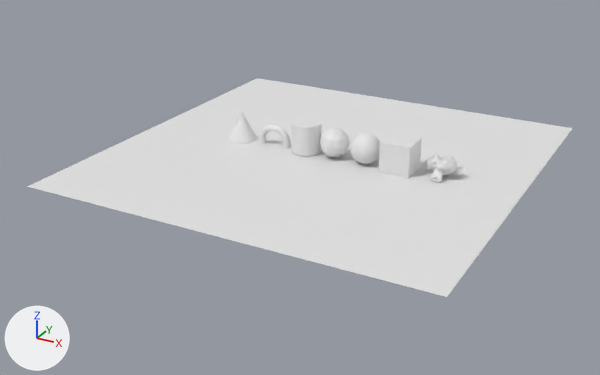
Two versions of the Blender file complete blender creator 3/adding objects.blend, one commit apart.
Camera for both pictures: a camera (50 mm lens) standing at (23.5, -45.9, 20.2) and looking at (-0.7, -2.0, -1.8). Lighting does not change. The marker at lower left points along +X, +Y and +Z.
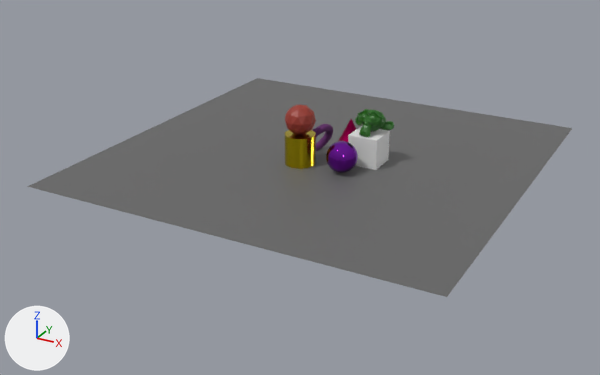
The change, as a diff of the scene's bpy script:
```diff
--- a/complete blender creator 3/adding objects.blend.py
+++ b/complete blender creator 3/adding objects.blend.py
@@ me_plane @@
 me_plane.from_pydata(...)  # 4 vertices, 1 face; spans x -1.0..1.0, y -1.0..1.0, z 0.0
+me_plane.materials.append(mat_grey)  # dark grey #666666
@@ me_sphere @@
 me_sphere.from_pydata(...)  # 482 vertices, 512 faces; spans x -1.0..1.0, y -1.0..1.0, z -1.0..1.0
+me_sphere.materials.append(mat_purple)  # purple #8424b5
@@ me_icosphere @@
 me_icosphere.from_pydata(...)  # 42 vertices, 80 faces; spans x -0.95..0.95, y -1.0..1.0, z -1.0..1.0
+me_icosphere.materials.append(mat_red)  # red #993528
@@ me_cylinder @@
 me_cylinder.from_pydata(...)  # 64 vertices, 34 faces; spans x -1.0..1.0, y -1.0..1.0, z -1.0..1.0
+me_cylinder.materials.append(mat_yellow)  # yellow #ddc61d
@@ me_cone @@
 me_cone.from_pydata(...)  # 33 vertices, 33 faces; spans x -1.0..1.0, y -1.0..1.0, z -1.0..1.0
+me_cone.materials.append(mat_cone)  # red #870041
@@ me_torus @@
 me_torus.from_pydata(...)  # 576 vertices, 576 faces; spans x -1.25..1.25, y -1.25..1.25, z -0.25..0.25
+me_torus.materials.append(mat_torus)  # dark purple #642d6b
@@ me_suzanne @@
 me_suzanne.from_pydata(...)  # 507 vertices, 500 faces; spans x -1.37..1.37, y -0.85..0.85, z -0.98..0.98
+me_suzanne.materials.append(mat_green)  # dark green #1e640f
@@ ob_cube @@
 ob_cube = bpy.data.objects.new('Cube', me_cube)
-ob_cube.location = (5.41, 0.0, 1.0)
+ob_cube.location = (3.12, 0.24, 1.0)
@@ ob_sphere @@
 ob_sphere = bpy.data.objects.new('Sphere', me_sphere)
-ob_sphere.location = (3.03, 0.02, 1.02)
+ob_sphere.location = (2.35, -2.08, 1.02)
@@ ob_icosphere @@
 ob_icosphere = bpy.data.objects.new('Icosphere', me_icosphere)
-ob_icosphere.location = (0.78, 0.02, 0.99)
+ob_icosphere.location = (-0.68, -2.0, 2.95)
@@ ob_cylinder @@
 ob_cylinder = bpy.data.objects.new('Cylinder', me_cylinder)
-ob_cylinder.location = (-1.31, 0.01, 1.04)
+ob_cylinder.location = (-0.67, -2.02, 1.01)
@@ ob_cone @@
 ob_cone = bpy.data.objects.new('Cone', me_cone)
-ob_cone.location = (-6.35, -0.01, 1.02)
+ob_cone.location = (0.87, 2.29, 1.02)
@@ ob_torus @@
 ob_torus = bpy.data.objects.new('Torus', me_torus)
-ob_torus.location = (-3.8, 0.03, 0.25)
-ob_torus.rotation_euler = (1.571, 0.0, 0.0)  # degrees (90, 0, 0)
+ob_torus.location = (-0.54, 0.17, 0.98)
+ob_torus.rotation_euler = (7.033, 0.843, -2.534)  # degrees (43, 48, -145)
@@ ob_suzanne @@
 ob_suzanne = bpy.data.objects.new('Suzanne', me_suzanne)
-ob_suzanne.location = (8.12, 0.21, 0.53)
+ob_suzanne.location = (3.15, 0.43, 2.54)
 ob_suzanne.rotation_euler = (-0.603, 0.0, 0.0)  # degrees (-35, 0, 0)
```

Boxes [x1, y1, x2, y2] around the edits, measured in the pictures (600 x 375 px):
'Plane', recoloured (white to grey): [27, 78, 572, 297] in both
'Cube', moved: before [379, 133, 422, 178]; after [348, 126, 390, 170]
'Cylinder', recoloured, moved: before [291, 118, 322, 156]; after [285, 130, 316, 169]
'Sphere', recoloured, moved: before [350, 133, 380, 164]; after [326, 141, 358, 173]
'Icosphere', recoloured, moved: before [320, 128, 350, 157]; after [285, 105, 316, 135]
'Suzanne', recoloured, moved: before [424, 153, 466, 182]; after [355, 109, 394, 137]
'Cone', recoloured, moved: before [229, 112, 257, 144]; after [339, 119, 356, 142]
'Torus', recoloured, moved, turned: before [258, 124, 291, 149]; after [312, 124, 333, 151]
